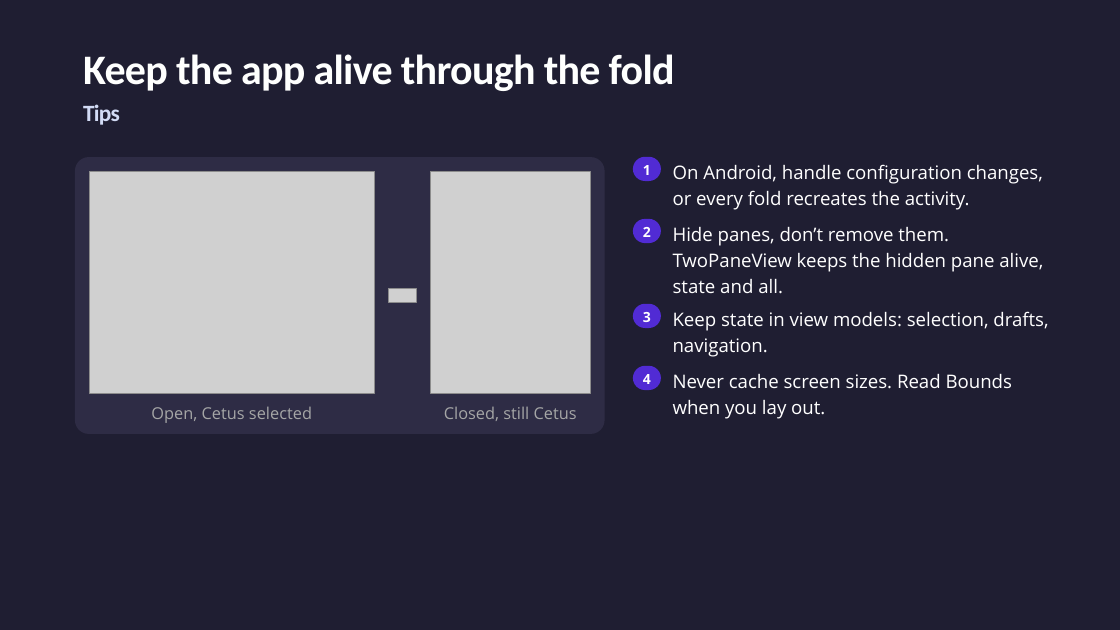
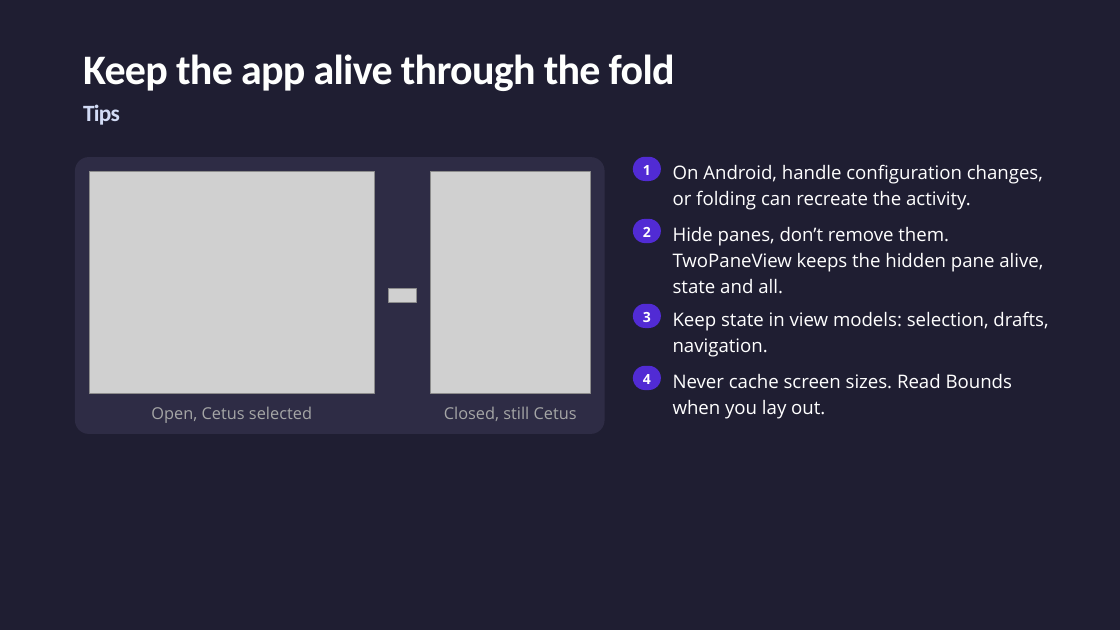
Before and after one commit to jsuarezruiz/dotnetconf2026-avalonia-foldables, a slide deck: slide 25 of Building Dual-Screen Experiences with Avalonia.pptx. Drawn at 1120x630 pixels with LibreOffice and Linux fonts; fonts in the diff are those of the drawing; grey boxes stand for pictures. Boxes give left, top, right and bottom in pixels: in the first picture for what was removed or moved away, otherwise in the second. Text is boxed around its words. In the diff, an @@ line names an element or a change of style, - is before the commit and + after.

```diff
--- a/Building Dual-Screen Experiences with Avalonia.pptx
+++ b/Building Dual-Screen Experiences with Avalonia.pptx
@@ text at <box>673,164,1043,210</box>: text changed @@
-On Android, handle configuration changes, or every fold recreates the activity.
+On Android, handle configuration changes, or folding can recreate the activity.
```
Also in this commit, not shown: 8 other slides changed, 2 other files.
